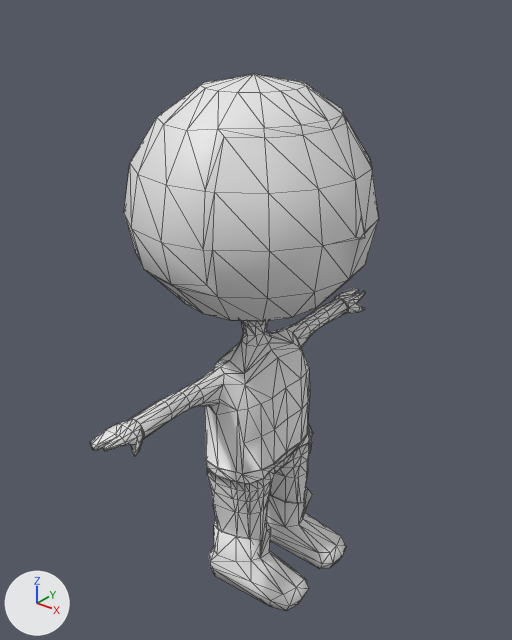
The FBX model Assets/Characters/Player_EU_CN/player@running.FBX: old version first, new version second.
Before and after are seen from a camera (50 mm lens) standing at (-2.74, -2.81, 3.41) and looking at (-5.02, 0.03, 1.65). Every picture has the same lights, and +X, +Y and +Z are marked at lower left. Mesh edges are drawn as thin lines. Where no turn or scale is listed for an object, it has been applied to the vertices.

Names of what the first picture shows: 'Player_body'.
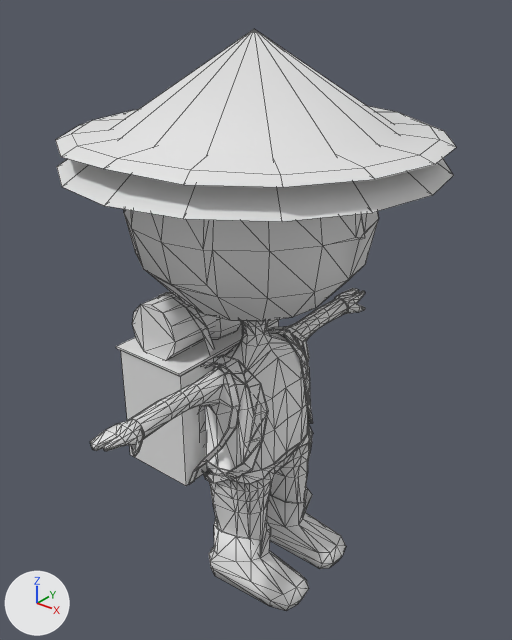
What the commit changed:
Mesh me_mesh_004 is new.
It has 308 vertices, 592 faces and spans x -0.239..0.648, y -0.395..0.391, z -0.072..1.089.
Mesh me_mesh_002 is new.
It has 34 vertices, 48 faces and spans x -0.98..0.98, y -0.98..0.98, z 0.0..0.63.
Mesh me_mesh_003 is new.
It has 265 vertices, 246 faces and spans x -0.268..0.561, y -0.455..0.455, z 0.0..1.074.
Mesh me_mesh_001 is new.
It has 130 vertices, 144 faces and spans x -0.98..0.98, y -0.98..0.98, z 0.06..0.37.
Object 'EU_Backpack' (ob_eu_backpack) is new; it shows me_mesh_004.
Its location is (-5.408, 0.001, 0.699).
Object 'CN_Hat' (ob_cn_hat) is new; it shows me_mesh_002.
Its location is (-5.001, -0.005, 2.562).
Object 'CN_Backpack' (ob_cn_backpack) is new; it shows me_mesh_003.
Its location is (-5.409, 0.0, 0.694).
Object 'EU_Hat' (ob_eu_hat) is new; it shows me_mesh_001.
Its location is (-5.0, 0.0, 2.636).

What differs and where, as boxes [x1, y1, x2, y2] in the pictures (512 x 640 px):
'CN_Hat', added
    after: [57, 29, 454, 222]
'EU_Hat', added
    after: [56, 106, 456, 187]
'CN_Backpack', added
    after: [116, 317, 309, 486]
'EU_Backpack', added
    after: [132, 291, 313, 483]
